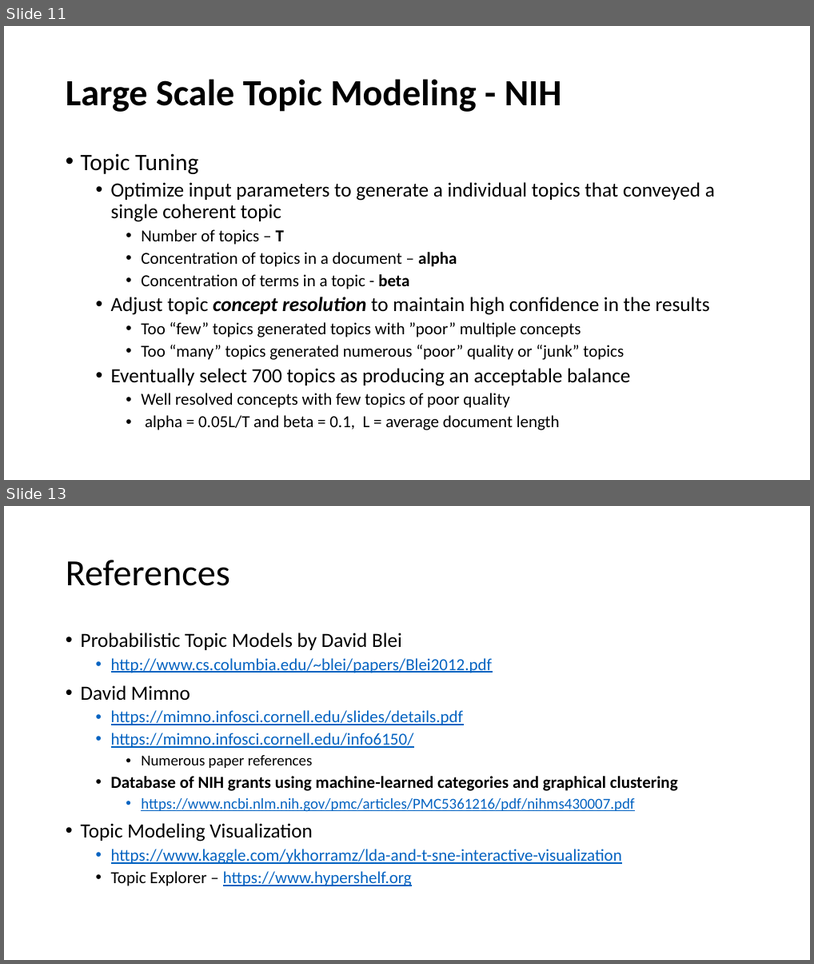
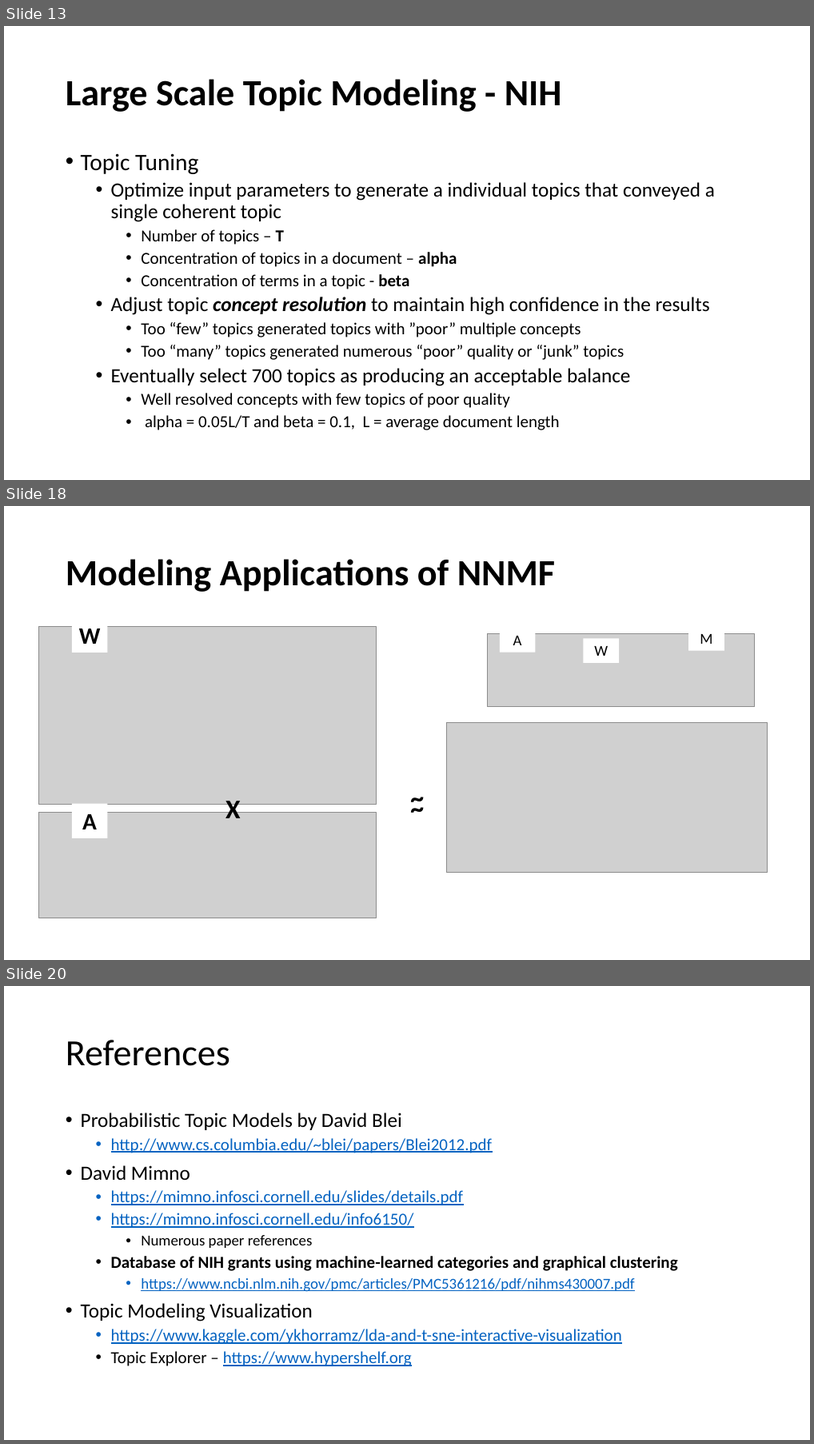
Before and after one commit to ANLY580/lectures, a slide deck: 8-topic-models/ANLY580_Fall2019_TopicModels.pptx. Shown one above the other, each under a label of ours: slides 11 and 13 before the commit, slides 13, 18 and 20 after it; the slides between them are not shown. The pictures are 814x964 and 814x1444 pixels, drawn with LibreOffice and Linux fonts; fonts in the diff are those of the drawing; grey boxes stand for pictures. Boxes give left, top, right and bottom in pixels: in the first picture for what was removed or moved away, otherwise in the second. Text is boxed around its words. In the diff, an @@ line names an element or a change of style, - is before the commit and + after.

Commit message:
update slides topic modeling

```diff
--- a/8-topic-models/ANLY580_Fall2019_TopicModels.pptx
+++ b/8-topic-models/ANLY580_Fall2019_TopicModels.pptx
@@ slide 18 added at <box>4,506,810,960</box>, background #FFFFFF @@
@@ title added at <box>66,559,555,592</box>, 44 pt, text #000000, bold @@
+Modeling Applications of NNMF
@@ rectangle added at <box>72,618,107,652</box>, fill #FFFFFF, 28 pt, text #000000, bold @@
+W
@@ picture added at <box>39,626,376,804</box> @@
@@ picture added at <box>488,634,755,707</box> @@
@@ rectangle added at <box>500,628,536,652</box>, fill #FFFFFF, 18 pt, text #000000 @@
+A
@@ rectangle added at <box>583,639,619,663</box>, fill #FFFFFF, 18 pt, text #000000 @@
+W
@@ rectangle added at <box>690,626,725,650</box>, fill #FFFFFF, 18 pt, text #000000 @@
+M
@@ picture added at <box>447,723,769,872</box> @@
@@ text added at <box>405,778,430,816</box>, 32 pt, text #000000, bold @@
+~
@@ text added at <box>405,788,430,826</box>, 32 pt, text #000000, bold @@
+~
@@ picture added at <box>39,812,376,918</box> @@
@@ rectangle added at <box>72,804,107,838</box>, fill #FFFFFF, 28 pt, text #000000, bold @@
+A
@@ text added at <box>226,800,240,818</box>, 32 pt, text #000000, bold @@
+X
@@ what was slide 11 is now slide 13 @@
@@ what was slide 13 is now slide 20 @@
```
Also in this commit, not shown: 5 slides changed, 7 other slides added, 1 slide removed, 2 other files.
